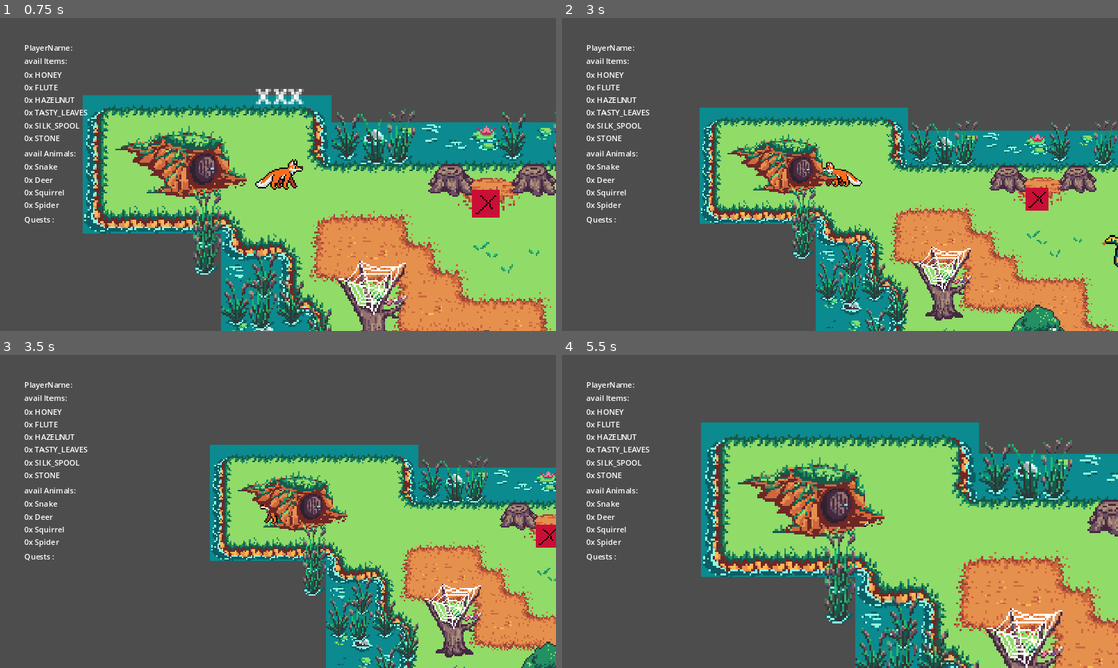
Above: before the commit, frames 1-4 (two rows, left to right).
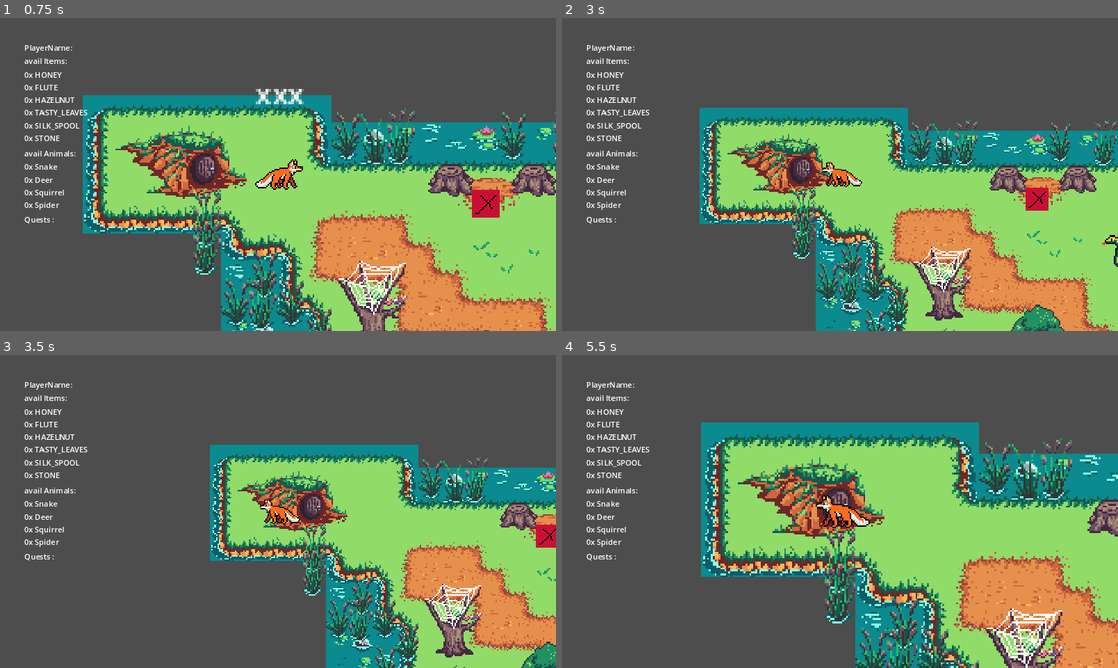
Above: after the commit, the same moments.

Repository: mango-gremlin/arch-enemies
Game: Godot game, scene res://overworld/ui/main_menu/main_menu.tscn
The game is run twice, just before and just after one commit, with the same random seed, the same clock (stepped at 60 frames per second) and the same inputs.
Inputs (mouse positions are in pixels of both pictures, inside the frame that each line leads up to):
- Up to frame 1 (0.75 s): click "overworld" at 0.5 s
- Up to frame 2 (3 s): tap Enter at 1.25, 2.75 s; move the mouse to (962, 158) at 1.27 s; press the mouse at (962, 158) at 1.28 s; hold D (move_right) 1.28-2.78 s; tap Space (jump) at 1.52, 2, 2.27 s; move the mouse to (728, 190) at 2.02 s; release the mouse at (728, 190) at 2.03 s; tap E (interact_overworld) at 2.1 s; move the mouse to (895, 105) at 2.77 s; hold A (left) from 2.78 s (still down); tap Q (use_item) at 2.85 s
- Up to frame 3 (3.5 s): keep holding A (left)
- Up to frame 4 (5.5 s): move the mouse to (812, 574) at 3.52 s; release A (left) at 3.53 s; hold D (move_right) 3.53-5.03 s; tap Mouse wheel down (zoom_in) at 3.6 s; tap Space (jump) at 3.77, 4.52, 5, 5.27 s; move the mouse to (1006, 558) at 4.27 s; hold Mouse wheel up (zoom_out) 4.28-5.03 s; move the mouse to (673, 464) at 5.02 s; hold A (left) from 5.03 s (still down); click (673, 464) at 5.1 s

Frame 1 is identical in both runs. In frame 2, less than 0.1% of the frame differs, in the area x 46-90%, y 47-100%; in frame 3, 0.2%; in frame 4, 0.5%, in the area x 45-56%, y 44-56%.

Commit message:
tested ysort fix -> works; added framework for player movement animations

Diff:
--- a/Arch-enemies/overworld/entities/Player/Player.gd
+++ b/Arch-enemies/overworld/entities/Player/Player.gd
@@ -10,6 +10,10 @@
 @export var SPEED = 100
 @onready var zoomlevel:Vector2 = SingletonPlayer.get_player_zoom()
 @onready var anim:AnimatedSprite2D = $AnimatedSprite2D
+
+# for correct animation: save last direction walked in, and if sprite was flipped
+@onready var current_direction = "side"
+@onready var h_flipped = false
 
 # --- /
 # -- / player states
@@ -34,27 +38,48 @@
 	# disallow movement when in dialogue
 	if SingletonPlayer.is_in_dialogue:
 		return
+
 	velocity = Vector2.ZERO
+
 	if Input.is_action_pressed("move_up"):
 		velocity.y -= SPEED
 		anim.play("back_walk")
+		current_direction = "back"
 	elif Input.is_action_pressed("move_down"):
 		velocity.y += SPEED
 		anim.play("front_walk")
+		current_direction = "front"
 	elif Input.is_action_pressed("move_left"):
 		velocity.x -= SPEED
+		h_flipped = true
 		anim.play("side_walk")
-		anim.flip_h = true
+		anim.flip_h = h_flipped
+		current_direction = "side"
 	elif Input.is_action_pressed("move_right"):
 		velocity.x += SPEED
+		h_flipped = false
 		anim.play("side_walk")
-		anim.flip_h = false
+		anim.flip_h = h_flipped
+		current_direction = "side"
 
 	elif velocity == Vector2.ZERO:
-		anim.flip_h = false
-		anim.play("front_idle")
+		player_idle_animation(delta)
+		#anim.flip_h = false
+		#anim.play("front_idle")
 
 	move_and_collide(velocity * delta)
+
+func player_idle_animation(delta):
+	match current_direction:
+		"side":
+			anim.flip_h = h_flipped
+			anim.play("front_idle")
+		"front":
+			anim.play("front_walk")
+		"back":
+			anim.play("back_walk")
+		_:
+			anim.play("front_idle")
 
 # -----
 # --- structure interaction areas
--- a/Arch-enemies/overworld/main_scene_overworld.tscn
+++ b/Arch-enemies/overworld/main_scene_overworld.tscn
@@ -1,7 +1,6 @@
-[gd_scene load_steps=10 format=3 uid="uid://cgfkelxiskcux"]
+[gd_scene load_steps=9 format=3 uid="uid://cgfkelxiskcux"]
 
 [ext_resource type="Script" path="res://overworld/overworld.gd" id="1_pwtu4"]
-[ext_resource type="PackedScene" uid="uid://dndu4pg1i3tlf" path="res://overworld/scenes/player.tscn" id="2_mpe4y"]
 [ext_resource type="PackedScene" uid="uid://p30p3o0e473c" path="res://overworld/scenes/world.tscn" id="3_xuy1h"]
 [ext_resource type="PackedScene" uid="uid://cgvraulefjyn8" path="res://overworld/ui/overworld_ui/overworld_ui.tscn" id="4_4hawq"]
 [ext_resource type="PackedScene" uid="uid://bj3a1sw80l6wj" path="res://overworld/entities/interaction_overworld/item_interaction.tscn" id="6_66i44"]
@@ -14,8 +13,6 @@
 
 [node name="maingame" type="Node"]
 script = ExtResource("1_pwtu4")
-
-[node name="Player" parent="." instance=ExtResource("2_mpe4y")]
 
 [node name="world" parent="." instance=ExtResource("3_xuy1h")]
 
@@ -123,5 +120,3 @@
 npc_id = 3
 npc_animal_type = 3
 npc_special_sprite = ExtResource("8_g5nw6")
-
-[connection signal="saved_player" from="Player" to="." method="_on_player_saved_player"]
--- a/Arch-enemies/overworld/overworld.gd
+++ b/Arch-enemies/overworld/overworld.gd
@@ -1,6 +1,7 @@
 extends Node
 
-@onready var player_object = $Player
+# for ysort to work, player needs to be child of tilemap, so Player has a different position
+@onready var player_object = $world/TileMap/Player
 @onready var Savemanager = Savemanagement.new(player_object)
 
 
--- a/Arch-enemies/overworld/scenes/world.tscn
+++ b/Arch-enemies/overworld/scenes/world.tscn
@@ -1,6 +1,7 @@
-[gd_scene load_steps=10 format=3 uid="uid://p30p3o0e473c"]
+[gd_scene load_steps=11 format=3 uid="uid://p30p3o0e473c"]
 
 [ext_resource type="Texture2D" uid="uid://cmyh0321x42dd" path="res://assets/art/tilesets/overworld_water_edges.png" id="4_itohn"]
+[ext_resource type="PackedScene" uid="uid://dndu4pg1i3tlf" path="res://overworld/scenes/player.tscn" id="5_bmga7"]
 [ext_resource type="Texture2D" uid="uid://5fxwrsdtkovq" path="res://assets/art/tilesets/overworld_ground_textures.png" id="7_0s13p"]
 [ext_resource type="Texture2D" uid="uid://cn8u6mbhw7e5v" path="res://assets/art/objects/overworld_animal_homes.png" id="7_le2yv"]
 [ext_resource type="Texture2D" uid="uid://b26sjntfpftsd" path="res://assets/art/objects/overworld_natural_environment_objects.png" id="8_gmsns"]
@@ -352,7 +353,7 @@
 texture = ExtResource("8_gmsns")
 0:0/size_in_atlas = Vector2i(3, 4)
 0:0/0 = 0
-0:0/0/y_sort_origin = -28
+0:0/0/y_sort_origin = 26
 0:0/0/physics_layer_0/linear_velocity = Vector2(0, 0)
 0:0/0/physics_layer_0/angular_velocity = 0.0
 0:0/0/physics_layer_0/polygon_0/points = PackedVector2Array(-9.19239, 15.2028, -10.253, 18.0312, -11.6673, 20.5061, -9. …(236 unchanged characters)…
@@ -448,3 +449,6 @@
 layer_2/name = "interaction_areas"
 layer_2/y_sort_enabled = true
 layer_2/tile_data = PackedInt32Array(458760, 6, 0, 6, 131080, 4, 9, 131080, 4, -4, 65542, 0, 262147, 6, 3, 720901, 458758, 0, 720910, 196614, 268435459, 327693, 8, 7, 327695, 393224, 7, 327697, 393224, 7, 327699, 262152, 7)
+
+[node name="Player" parent="TileMap" instance=ExtResource("5_bmga7")]
+position = Vector2(2, 1)
--- a/Arch-enemies/overworld/scripts/save_management.gd
+++ b/Arch-enemies/overworld/scripts/save_management.gd
@@ -16,6 +16,7 @@
 # TODO #89
 func _init(playerObject):
 	# set player object accordingly
+
 	player_object = playerObject
 	camera_object = player_object.find_child("Camera2D")
 
